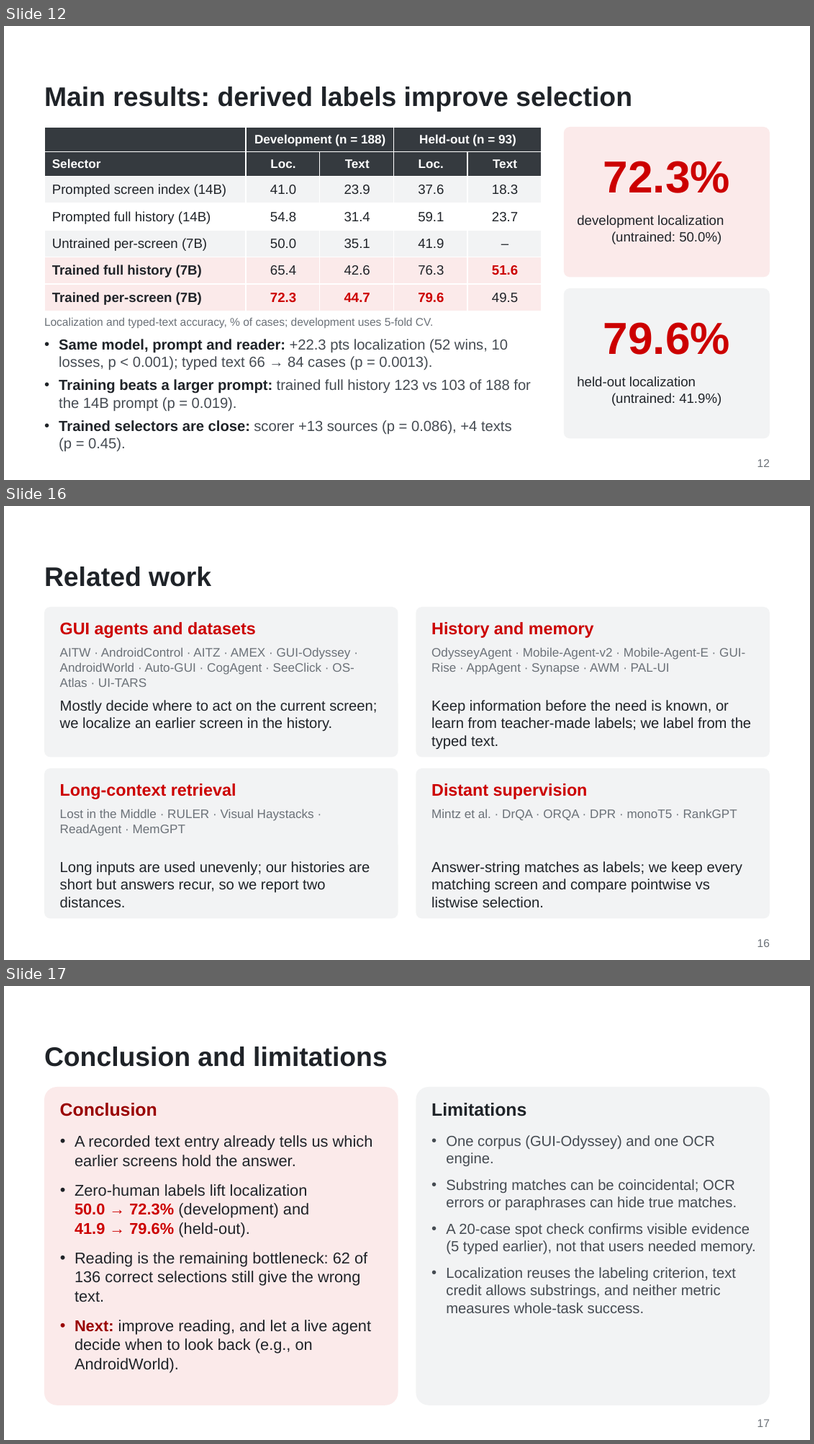
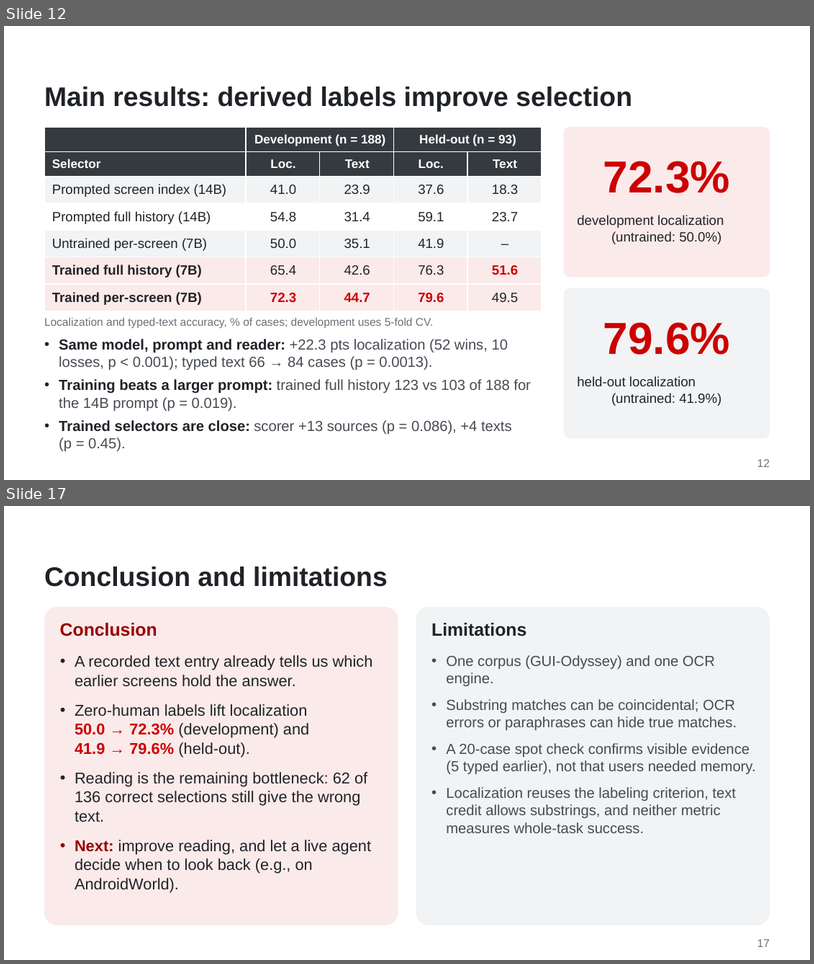
Before and after one commit to WMSlalalala/verifier-supervised-lookback, a slide deck: doc/Slides.pptx. Shown one above the other, each under a label of ours: slides 12, 16 and 17 before the commit, slides 12 and 17 after it; the slides between them are not shown. The pictures are 814x1444 and 814x964 pixels, drawn with LibreOffice and Linux fonts; fonts in the diff are those of the drawing; background and template pictures are left out. Boxes give left, top, right and bottom in pixels: in the first picture for what was removed or moved away, otherwise in the second. Text is boxed around its words. In the diff, an @@ line names an element or a change of style, - is before the commit and + after.

```diff
--- a/doc/Slides.pptx
+++ b/doc/Slides.pptx
@@ slide 16 removed at <box>4,506,810,960</box>, background #FFFFFF @@
@@ title removed at <box>44,566,211,587</box> @@
-Related work
@@ rounded rectangle removed at <box>44,607,399,757</box> @@
@@ rounded rectangle removed at <box>416,607,770,757</box> @@
@@ text removed at <box>60,622,256,638</box> @@
-GUI agents and datasets
@@ text removed at <box>432,622,594,638</box> @@
-History and memory
@@ text removed at <box>60,647,354,687</box> @@
-AITW · AndroidControl · AITZ · AMEX · GUI-Odyssey · AndroidWorld · Auto-GUI · CogAgent · SeeClick · OS-Atlas · UI-TARS
@@ text removed at <box>432,647,746,674</box> @@
-OdysseyAgent · Mobile-Agent-v2 · Mobile-Agent-E · GUI-Rise · AppAgent · Synapse · AWM · PAL-UI
@@ text removed at <box>60,700,377,731</box> @@
-Mostly decide where to act on the current screen; we localize an earlier screen in the history.
@@ text removed at <box>432,700,751,749</box> @@
-Keep information before the need is known, or learn from teacher-made labels; we label from the typed text.
@@ rounded rectangle removed at <box>44,768,399,918</box> @@
@@ text removed at <box>60,783,237,799</box> @@
-Long-context retrieval
@@ rounded rectangle removed at <box>416,768,770,918</box> @@
@@ text removed at <box>432,783,588,799</box> @@
-Distant supervision
@@ text removed at <box>60,808,314,836</box> @@
-Lost in the Middle · RULER · Visual Haystacks · ReadAgent · MemGPT
@@ text removed at <box>432,808,738,820</box> @@
-Mintz et al. · DrQA · ORQA · DPR · monoT5 · RankGPT
@@ text removed at <box>60,861,370,907</box> @@
-Long inputs are used unevenly; our histories are short but answers recur, so we report two distances.
@@ text removed at <box>432,861,743,907</box> @@
-Answer-string matches as labels; we keep every matching screen and compare pointwise vs listwise selection.
@@ text removed at <box>758,939,770,947</box> @@
-16
```
Also in this commit, not shown: 1 slide changed, 3 slides added, 2 other slides removed, 2 other files.
